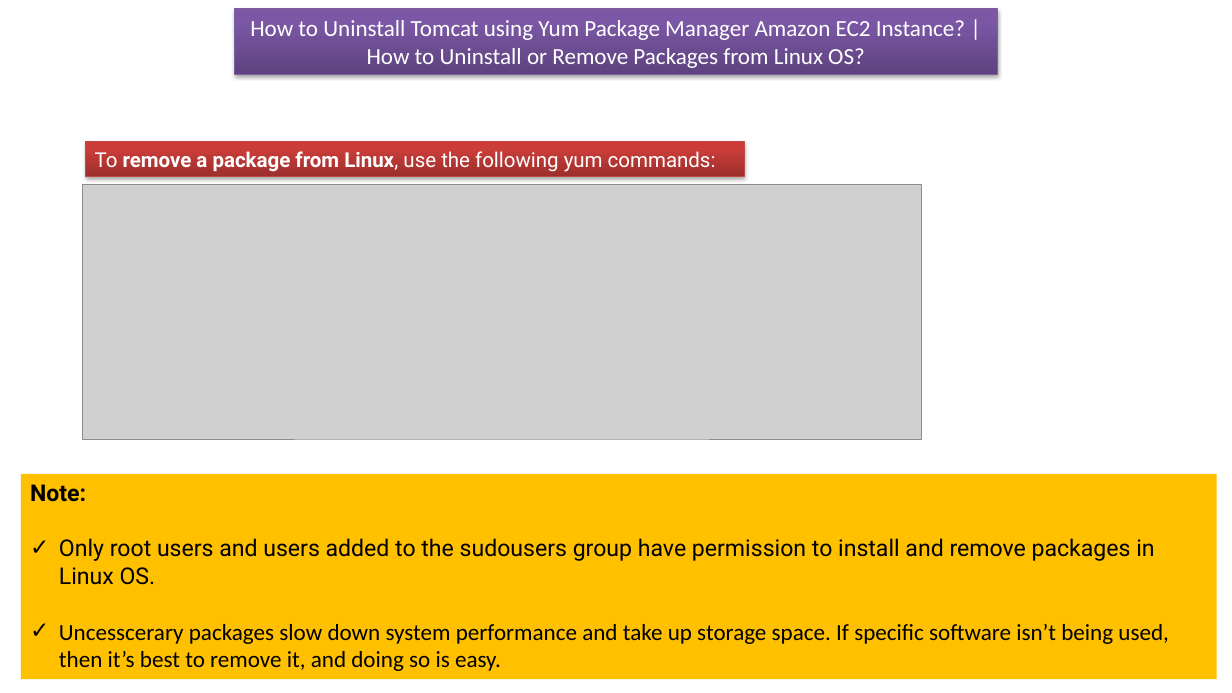
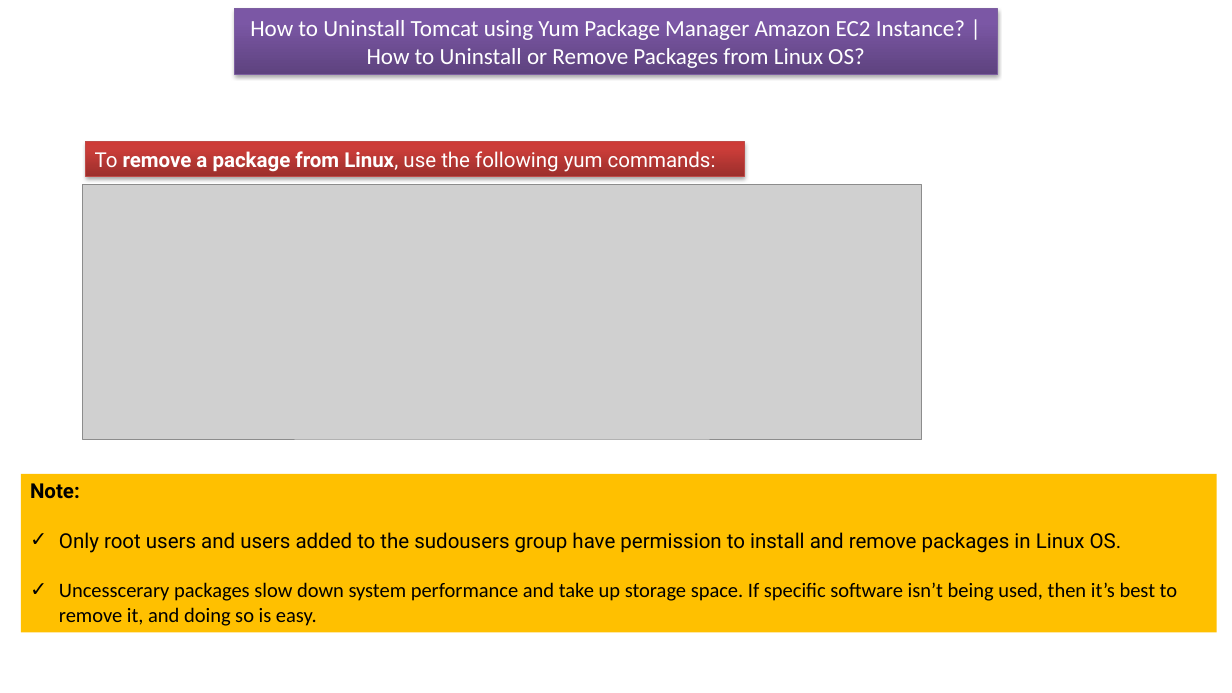
Before and after one commit to ramram43210/Java_2021, a slide deck: slide 24 of Java_2021/Deploying to Amazon Cloud. AWS EC2/Deploying to Amazon Cloud. AWS EC2.pptx. Drawn at 1232x693 pixels with LibreOffice and Linux fonts; fonts in the diff are those of the drawing; grey boxes stand for pictures. Boxes give left, top, right and bottom in pixels: in the first picture for what was removed or moved away, otherwise in the second. Text is boxed around its words. In the diff, an @@ line names an element or a change of style, - is before the commit and + after.

```diff
--- a/Java_2021/Deploying to Amazon Cloud. AWS EC2/Deploying to Amazon Cloud. AWS EC2.pptx
+++ b/Java_2021/Deploying to Amazon Cloud. AWS EC2/Deploying to Amazon Cloud. AWS EC2.pptx
@@ rectangle "Note:": place and size @@
-rectangle "Note:" at [21,474,1217,679]
+rectangle "Note:" at [21,474,1217,633]
@@ rectangle "Note:" at [21,474,1217,633]: size 18 to 16 pt @@
```
